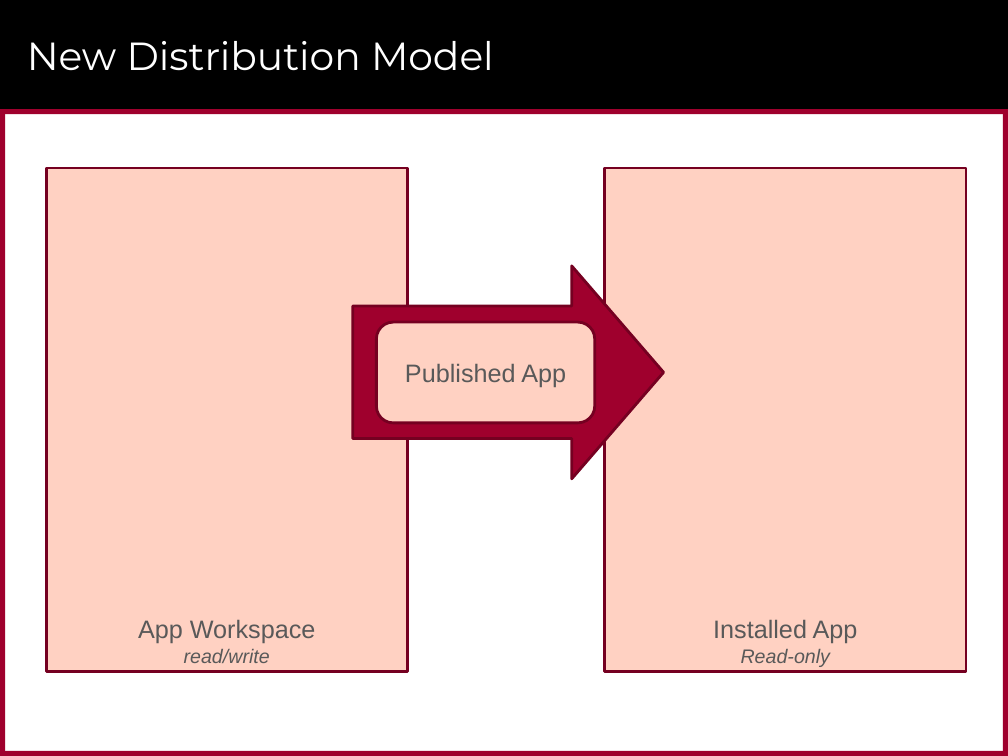
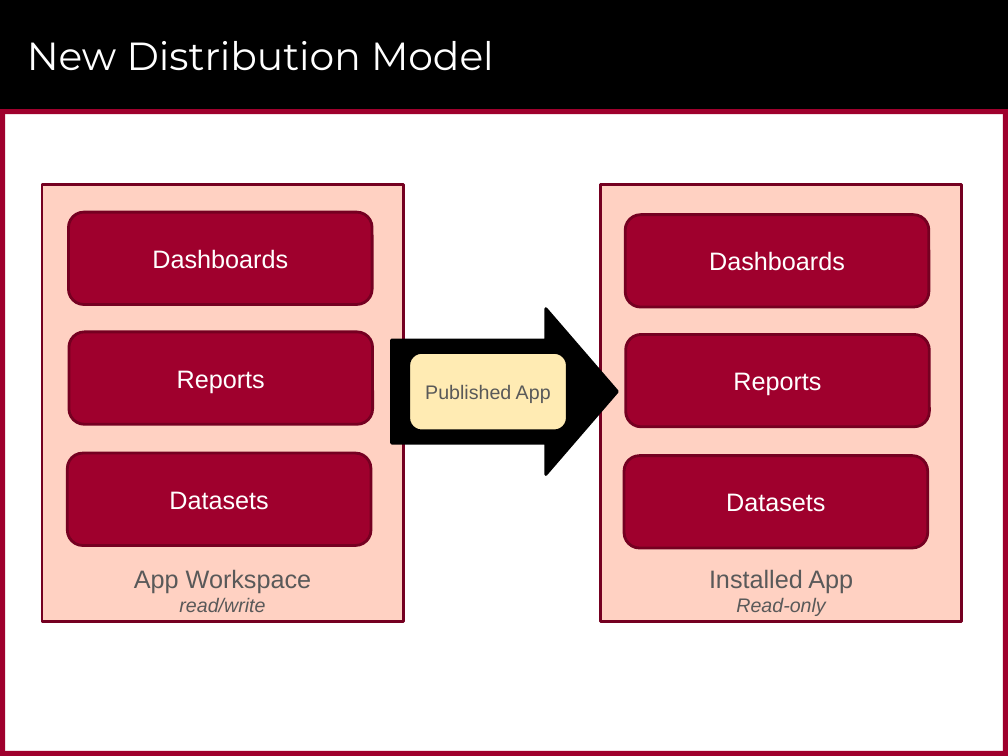
Before and after one commit to CriticalPathTraining/Summit2017, a slide deck: slide 29 of Power BI Security Best Practices.pptx (slide 33 before the commit). Drawn at 1008x756 pixels with LibreOffice and Linux fonts; fonts in the diff are those of the drawing; background and template pictures are left out. Boxes give left, top, right and bottom in pixels: in the first picture for what was removed or moved away, otherwise in the second. Text is boxed around its words. In the diff, an @@ line names an element or a change of style, - is before the commit and + after.

```diff
--- a/Power BI Security Best Practices.pptx
+++ b/Power BI Security Best Practices.pptx
@@ rectangle "App Workspace": place and size @@
-rectangle "App Workspace" at (46, 168, 407, 672)
+rectangle "App Workspace" at (42, 184, 403, 621)
@@ rectangle "Installed App": place and size @@
-rectangle "Installed App" at (605, 168, 966, 672)
+rectangle "Installed App" at (601, 184, 962, 621)
@@ rounded rectangle added at (69, 212, 372, 304), fill #9F002D, outline #760021 2 pt, 18 pt, text #FFFFFF @@
+Dashboards
@@ rounded rectangle added at (625, 215, 928, 307), fill #9F002D, outline #760021 2 pt, 18 pt, text #FFFFFF @@
+Dashboards
@@ right arrow: place and size @@
-right arrow at (353, 266, 663, 479)
+right arrow at (391, 308, 617, 475)
@@ right arrow at (391, 308, 617, 475): fill #9F002D to #000000; outline #760021 2 pt to #000000 2 pt @@
@@ rounded rectangle added at (69, 332, 372, 424), fill #9F002D, outline #760021 2 pt, 18 pt, text #FFFFFF @@
+Reports
@@ rounded rectangle "Published App": place and size @@
-rounded rectangle "Published App" at (376, 323, 595, 423)
+rounded rectangle "Published App" at (408, 353, 566, 431)
@@ rounded rectangle "Published App" at (408, 353, 566, 431): size 18 to 14 pt; fill #FFD1C2 to #FFEBB3; outline #760021 2 pt to #000000 2 pt @@
@@ rounded rectangle added at (626, 335, 929, 427), fill #9F002D, outline #760021 2 pt, 18 pt, text #FFFFFF @@
+Reports
@@ rounded rectangle added at (68, 454, 371, 546), fill #9F002D, outline #760021 2 pt, 18 pt, text #FFFFFF @@
+Datasets
@@ rounded rectangle added at (624, 456, 927, 548), fill #9F002D, outline #760021 2 pt, 18 pt, text #FFFFFF @@
+Datasets
```
Also in this commit, not shown: 20 other slides changed, 18 slides added, 7 slides removed, 1 other file.
